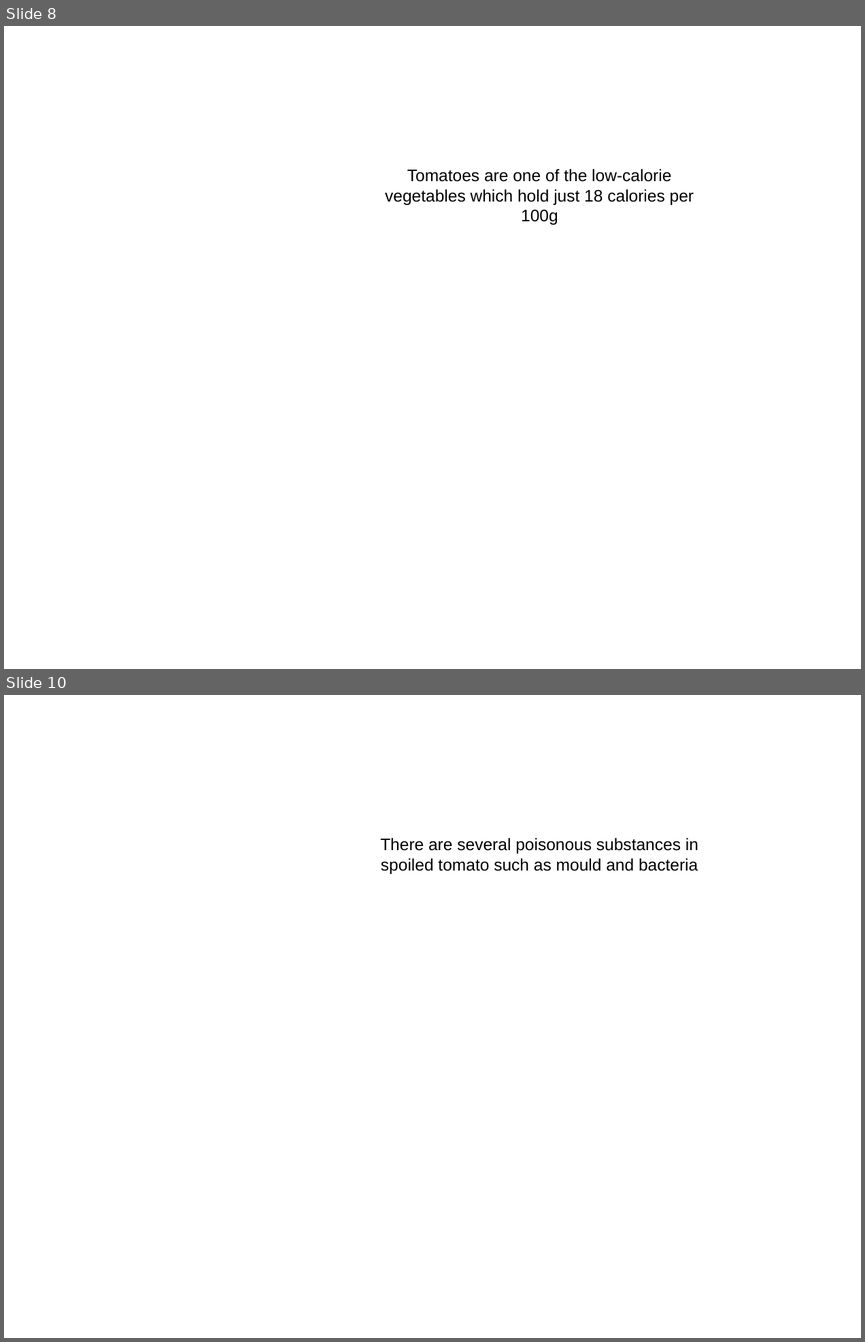
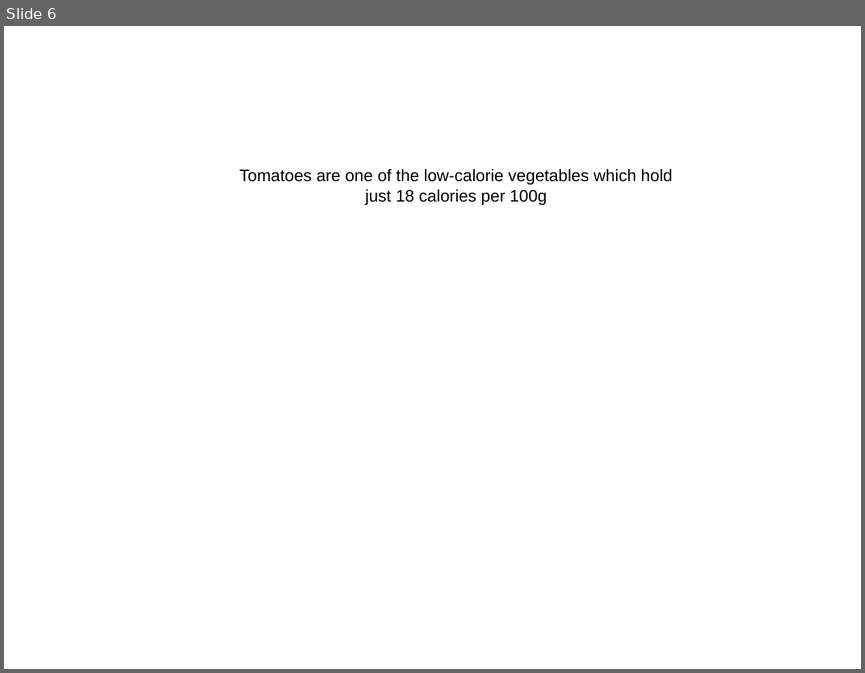
Before and after one commit to PikKACHUU/AutoGenerateArgumentation, a slide deck: slideshow.pptx. Shown one above the other, each under a label of ours: slides 8 and 10 before the commit, slide 6 after it; the slides between them are not shown. The pictures are 865x1342 and 865x673 pixels, drawn with LibreOffice and Linux fonts; fonts in the diff are those of the drawing. Boxes give left, top, right and bottom in pixels: in the first picture for what was removed or moved away, otherwise in the second. Text is boxed around its words. In the diff, an @@ line names an element or a change of style, - is before the commit and + after.

```diff
--- a/slideshow.pptx
+++ b/slideshow.pptx
@@ slide 10 removed at [4,695,861,1338], background #FFFFFF @@
@@ text removed at [380,838,698,874] @@
-There are several poisonous substances in spoiled tomato such as mould and bacteria
@@ what was slide 8 is now slide 6 @@
@@ slide 6 changed as well @@
@@ text "Tomatoes are one of the ..." rewrapped from [385,169,694,225] to [239,169,672,205] @@
```
Also in this commit, not shown: 4 other slides changed, 5 slides added, 7 other slides removed, 54 other files.
